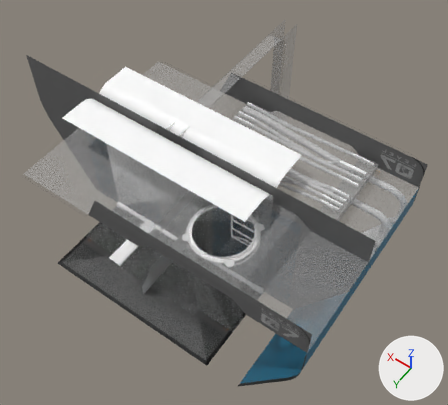
Before and after pictures for a commit that changed the FBX model Assets/Hallway/Models/Corridor_p2.fbx.
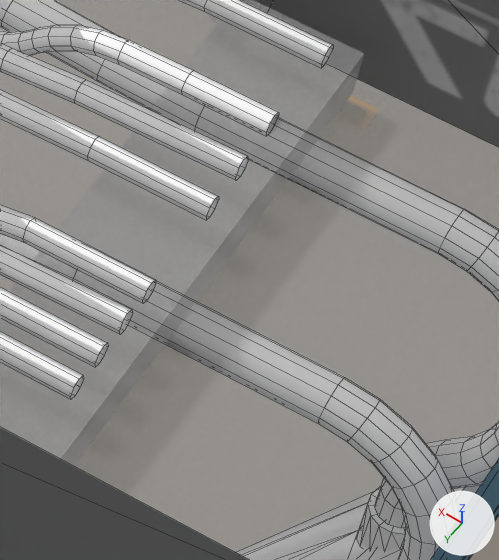
Old and new are each drawn whole from a 50 mm lens placed at (-0.0448, 0.0507, 0.0994), pointed at (-0.0038, -0.0067, 0.0092) and again close up on the part from 73% to 89% of the width and 39% to 58% of the height. The axes (+X, +Y, +Z) are drawn at lower right. The lights are the same throughout. The close-ups show mesh edges as thin lines. Where no turn or scale is listed for an object, it has been applied to the vertices.

Names of what the first close-up shows: 'Pipe_02', 'Pipe_03', 'Side_Wall_02', 'Wall_07', 'White_Wall_Vent', 'Wire_01', 'Wire_02', 'Wire_03', 'Wire_04', 'Wire_05', 'Wire_06', 'Wire_07'.
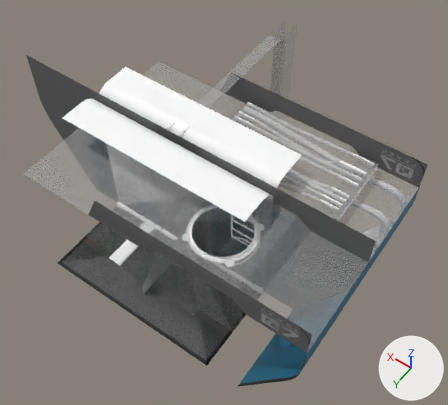
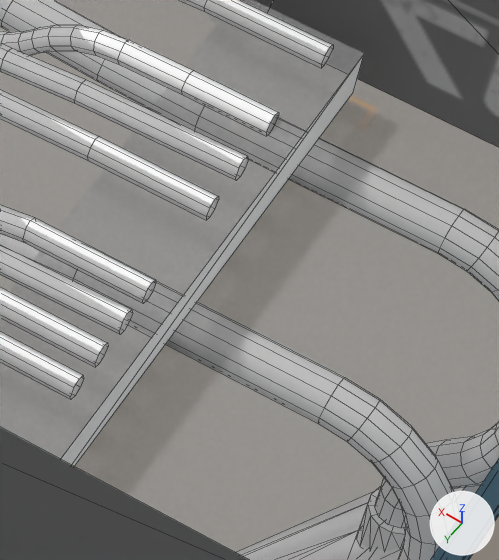
Location of each change, (x1, y1, x2, y2) in pixels of the close-ups (499 x 560 px):
'Ceiling_04', added
    after: (61, 54, 364, 466)

The change, as a list of edits to the scene's bpy script:
```text
Add me_mesh_033:
    me_mesh_033.from_pydata([(-0.0025, 0.0, 0.0264), (-0.0025, -0.0159, 0.0264), (-0.0025, 0.0, 0.0251), (-0.0025, -0.016, 0.0251), (-0.0269, 0.0, 0.0251), (-0.0269, -0.016, 0.0251), (-0.0269, 0.0, 0.0264), (-0.0269, -0.0159, 0.0264)], [], [(0, 2, 1), (1, 2, 3), (5, 4, 7), (7, 4, 6)])
    me_mesh_033.materials.append(mat_corridor_p1)  # white #ffffff
Add ob_ceiling_04:
    ob_ceiling_04 = bpy.data.objects.new('Ceiling_04', me_mesh_033)
    ob_ceiling_04.location = (0.0, 0.0, 0.0)
```
